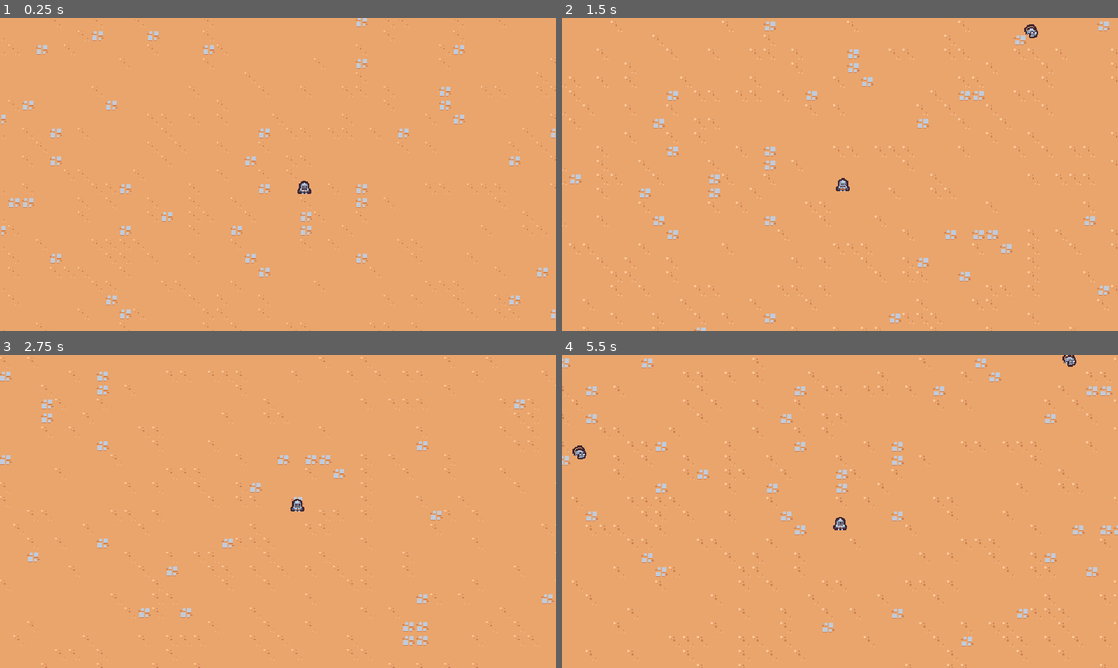
Above: before the commit, frames 1-4 (two rows, left to right).
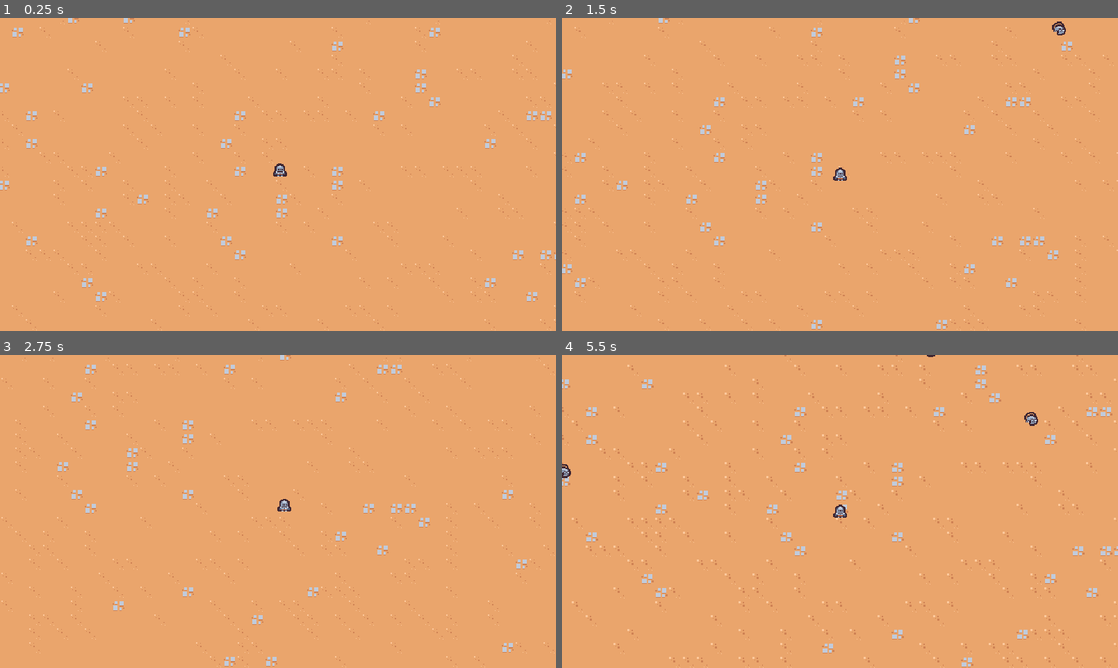
Above: after the commit, the same moments.

Repository: OpTi9/godot-survivors
Game: Godot game, scene res://scenes/main/main.tscn
Same seed, same stepped clock (60 frames per second), same inputs: the game is played once before the commit and once after it.
Inputs:
- Up to frame 1 (0.25 s): no input
- Up to frame 2 (1.5 s): hold D (move_right) 0.53-1.28 s; hold S (move_down) from 1.28 s (still down)
- Up to frame 3 (2.75 s): release S (move_down) at 2.03 s; hold D (move_right) from 2.03 s (still down)
- Up to frame 4 (5.5 s): release D (move_right) at 2.78 s; hold Up (move_up) 2.78-3.53 s; hold A (move_left) 3.53-5.03 s; hold S (move_down) from 5.03 s (still down)

The runs differ from the first frame. In frame 1, 4.4% of the frame differs, in the area x 0-100%, y 0-100%; in frame 2, 4.9%; in frame 3, 4.0%; in frame 4, 6.0%.

Commit message:
working on gameplay loop

Diff:
--- a/project.godot
+++ b/project.godot
@@ -55,8 +55,8 @@
 2d_physics/layer_1="Terrain"
 2d_physics/layer_2="Player"
 2d_physics/layer_3="Enemy"
+2d_physics/layer_4="EnemyCollision"
 
 [rendering]
 
 textures/canvas_textures/default_texture_filter=0
-2d/snap/snap_2d_transforms_to_pixel=true
--- /dev/null
+++ b/scenes/UI/arena_time_ui.tscn
@@ -0,0 +1,3 @@
+[gd_scene format=3 uid="uid://ob1exfurd52h"]
+
+[node name="ArenaTimeUI" type="CanvasLayer"]
--- a/scenes/enemy/basic_enemy/basic_enemy.gd
+++ b/scenes/enemy/basic_enemy/basic_enemy.gd
@@ -1,6 +1,6 @@
 extends CharacterBody2D
 
-const MAX_SPEED = 75
+const MAX_SPEED = 40
 
 # Called when the node enters the scene tree for the first time.
 func _ready():
--- a/scenes/enemy/basic_enemy/basic_enemy.tscn
+++ b/scenes/enemy/basic_enemy/basic_enemy.tscn
@@ -10,7 +10,9 @@
 radius = 5.0
 
 [node name="BasicEnemy" type="CharacterBody2D" groups=["enemy"]]
-collision_layer = 0
+collision_layer = 8
+collision_mask = 9
+motion_mode = 1
 script = ExtResource("1_6rt20")
 
 [node name="Area2D" type="Area2D" parent="."]
--- a/scenes/game_camera/game_camera.gd
+++ b/scenes/game_camera/game_camera.gd
@@ -10,7 +10,7 @@
 # Called every frame. 'delta' is the elapsed time since the previous frame.
 func _process(delta):
 	acquire_target()
-	global_position = global_position.lerp(target_position, 1.0 - exp(-delta * 10))
+	global_position = global_position.lerp(target_position, 1.0 - exp(-delta * 20))
 
 func acquire_target():
 	var player_nodes = get_tree().get_nodes_in_group("player")
--- /dev/null
+++ b/scenes/manager/arena_time_manager.tscn
@@ -0,0 +1,8 @@
+[gd_scene format=3 uid="uid://ddtudw2i0lwxw"]
+
+[node name="ArenaTimeManager" type="Node"]
+
+[node name="Timer" type="Timer" parent="."]
+wait_time = 600.0
+one_shot = true
+autostart = true
--- a/scenes/player/player.gd
+++ b/scenes/player/player.gd
@@ -1,6 +1,7 @@
 extends CharacterBody2D
 
-const MAX_SPEED = 200
+const MAX_SPEED = 125
+const ACCELERATION_SMOOTHING = 25
 
 # Called when the node enters the scene tree for the first time.
 func _ready():
@@ -11,7 +12,10 @@
 func _process(delta):
 	var movement_vector = get_movement_vector()
 	var direction = movement_vector.normalized()
-	velocity = direction * MAX_SPEED
+	var target_velocity = direction * MAX_SPEED
+
+	velocity = velocity.lerp(target_velocity, 1 - exp(-delta * ACCELERATION_SMOOTHING))
+
 	move_and_slide()
 
 # returns input state
--- a/scenes/player/player.tscn
+++ b/scenes/player/player.tscn
@@ -9,6 +9,7 @@
 
 [node name="Player" type="CharacterBody2D" groups=["player"]]
 collision_layer = 0
+motion_mode = 1
 script = ExtResource("1_eac3f")
 
 [node name="AbilityManager" type="Node" parent="."]
